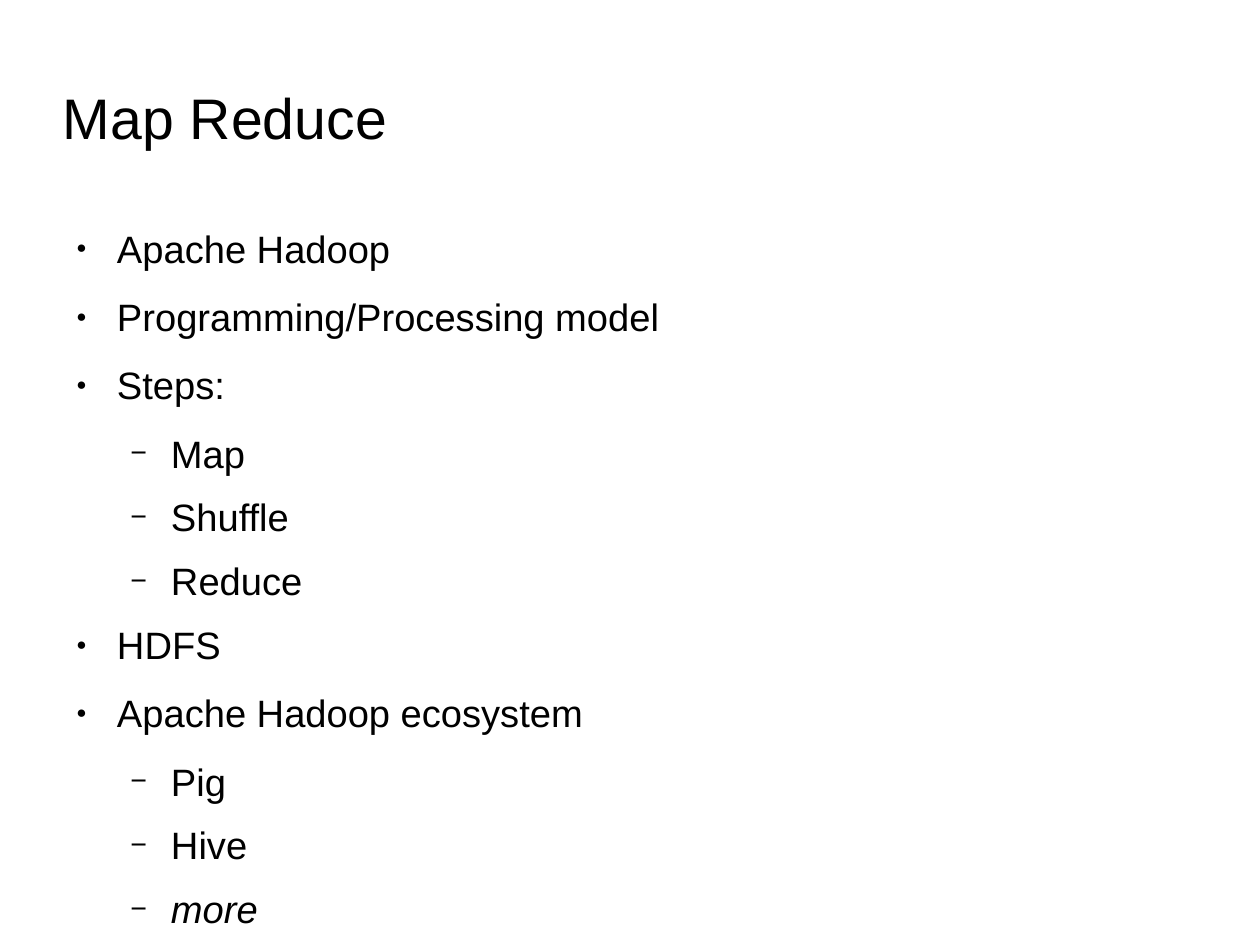
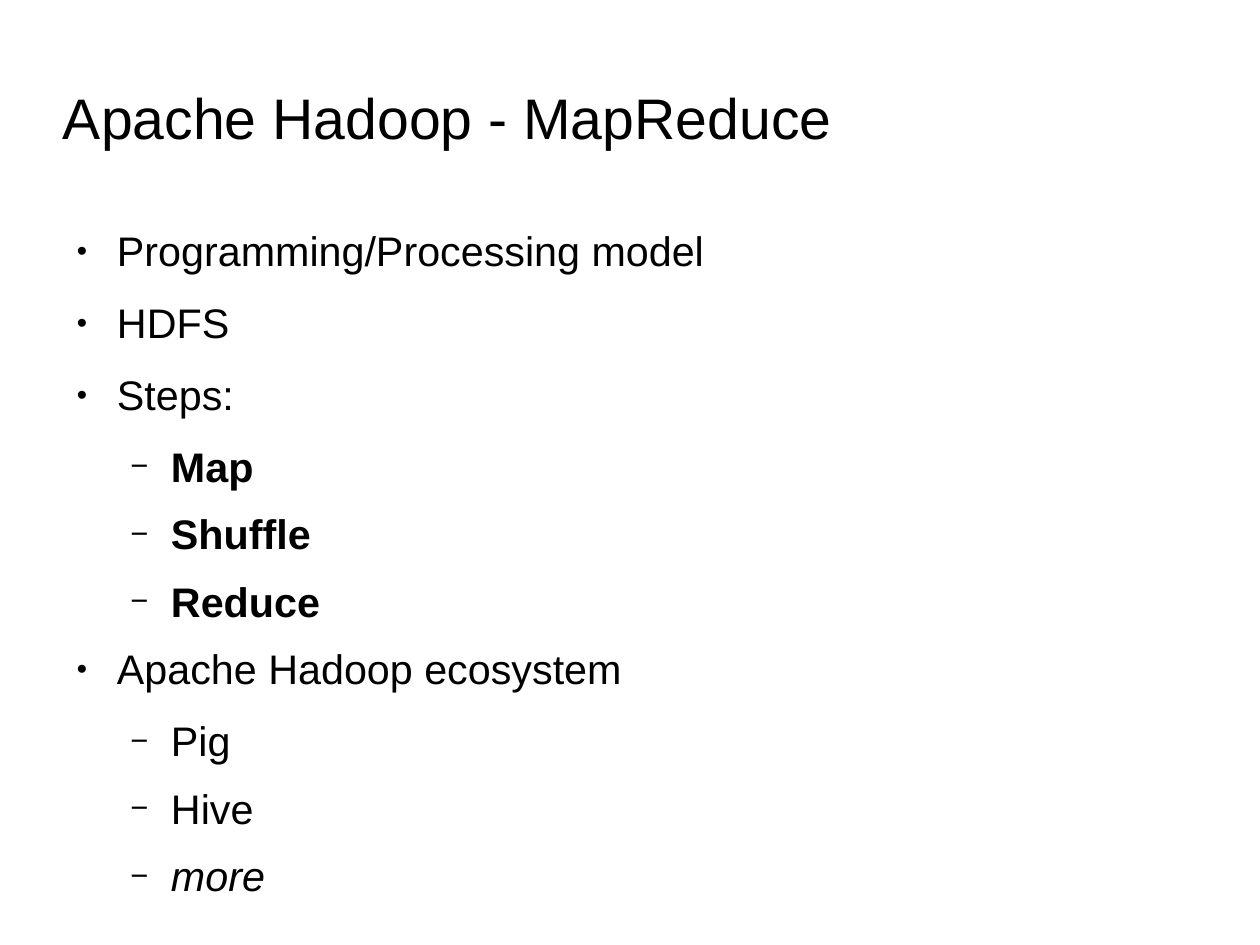
Before and after one commit to qiozas/Documents, a slide deck: slide 15 of fosscomm-2016/Big Data Streaming - FOSSCOMM 2016.odp. Drawn at 1260x945 pixels with LibreOffice and Linux fonts; fonts in the diff are those of the drawing; background and template pictures are left out. Boxes give left, top, right and bottom in pixels: in the first picture for what was removed or moved away, otherwise in the second. Text is boxed around its words. In the diff, an @@ line names an element or a change of style, - is before the commit and + after.

```diff
--- a/fosscomm-2016/Big Data Streaming - FOSSCOMM 2016.odp
+++ b/fosscomm-2016/Big Data Streaming - FOSSCOMM 2016.odp
@@ title at <box>63,97,831,150</box>: text changed @@
-Map Reduce
+Apache Hadoop - MapReduce
@@ text at <box>117,235,390,271</box>: paragraph removed @@
-● Apache Hadoop
@@ text at <box>117,236,704,825</box>: size 24.1 to 26 pt; bold on in "Map", "Shuffle", "Reduce" @@
@@ text at <box>117,309,229,339</box>: paragraph added @@
+● HDFS
@@ text at <box>117,632,221,660</box>: paragraph removed @@
-● HDFS
```
Also in this commit, not shown: 8 other slides changed, 1 other file.
